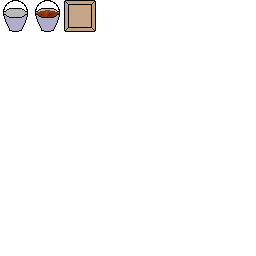
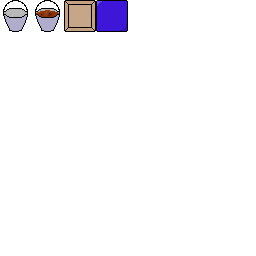
The second 256x256 image is a revision of the first. Changes to its layers:
painted on "Background" over [96, 0, 128, 32]
